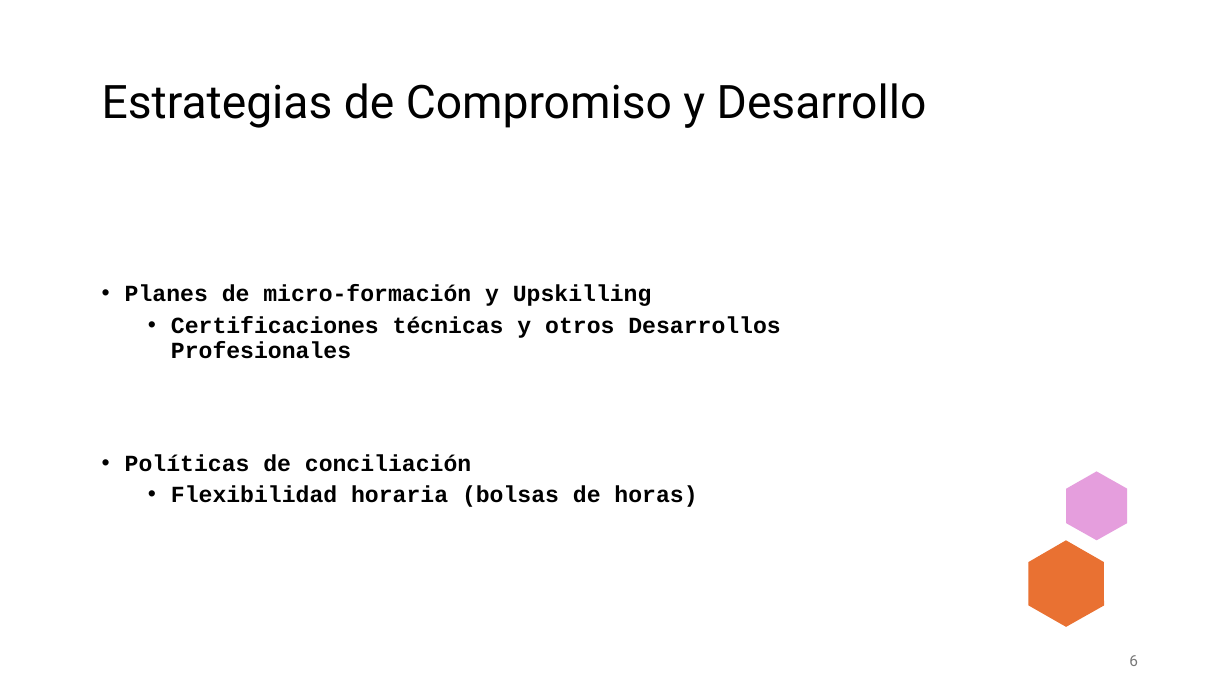
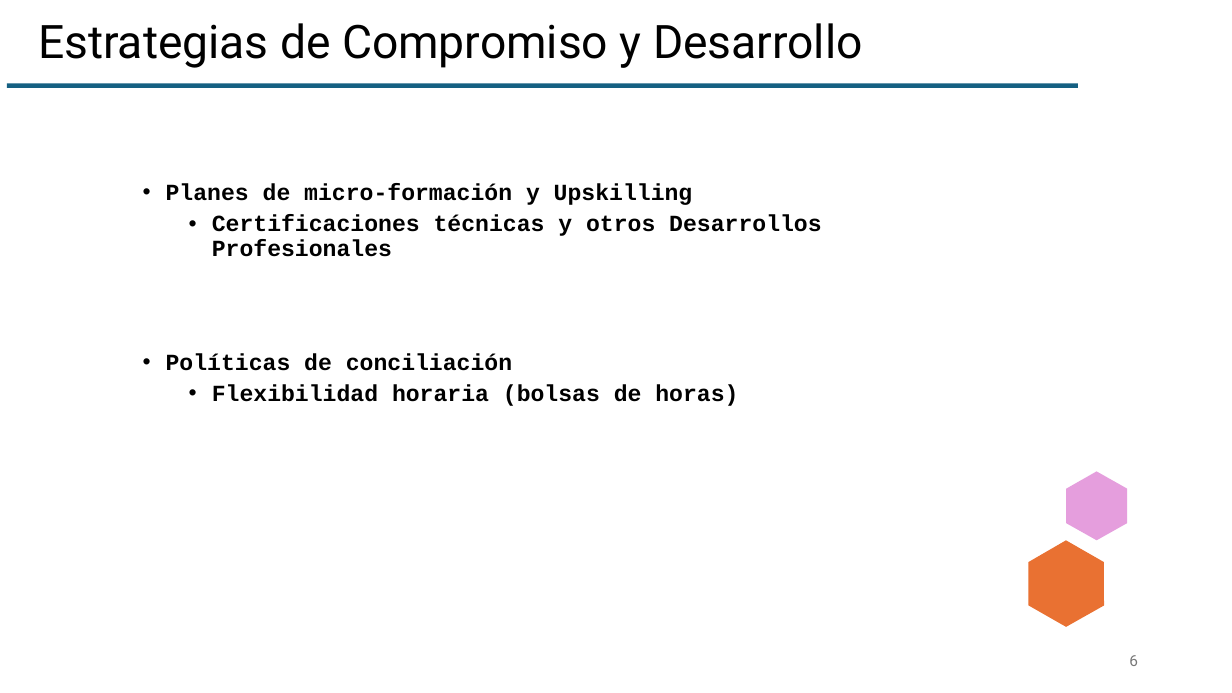
Before and after one commit to ITACADEMYprojectes/ProjecteData, a slide deck: slide 6 of Equip_28/Results/Analisis_PAP_and_ABL_RapidExpres.pptx. Drawn at 1232x693 pixels with LibreOffice and Linux fonts; fonts in the diff are those of the drawing. Boxes give left, top, right and bottom in pixels: in the first picture for what was removed or moved away, otherwise in the second. Text is boxed around its words. In the diff, an @@ line names an element or a change of style, - is before the commit and + after.

```diff
--- a/Equip_28/Results/Analisis_PAP_and_ABL_RapidExpres.pptx
+++ b/Equip_28/Results/Analisis_PAP_and_ABL_RapidExpres.pptx
@@ title "Estrategias de Compromiso y Desarrollo": place and size @@
-title "Estrategias de Compromiso y Desarrollo" at [102,83,927,128]
+title "Estrategias de Compromiso y Desarrollo" at [38,23,863,68]
@@ rectangle added at [7,83,1079,88], fill #156082 @@
@@ text "Planes de micro-formación y Upskilling": place and size @@
-text "Planes de micro-formación y Upskilling" at [125,285,780,507]
+text "Planes de micro-formación y Upskilling" at [166,183,821,406]
```
Also in this commit, not shown: 3 other slides changed, 2 slides added, 3 slides removed, 2 other files.
